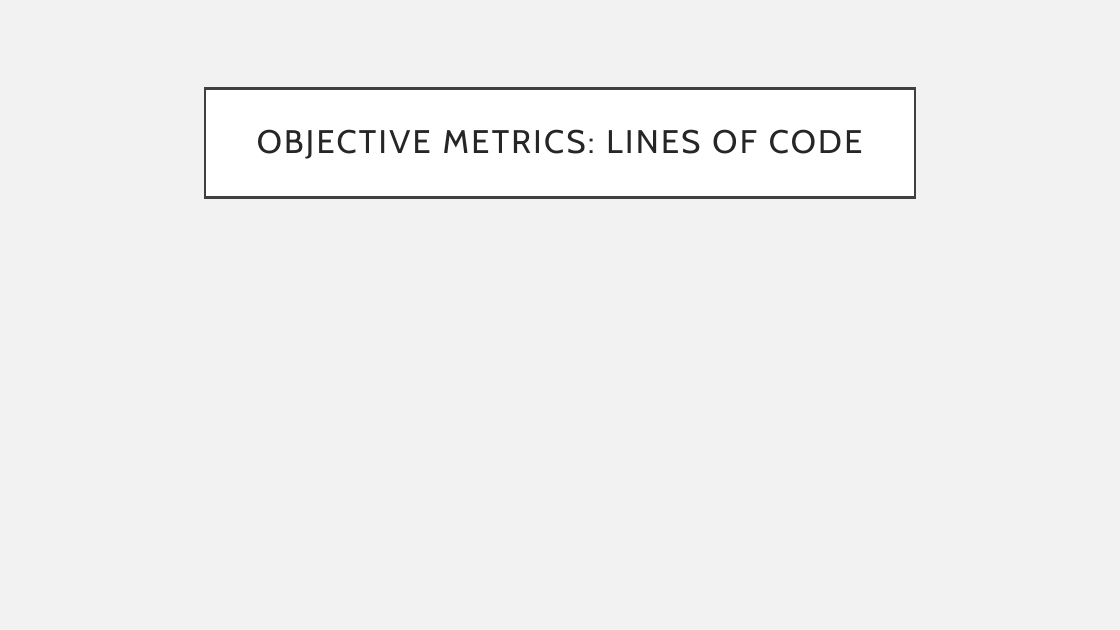
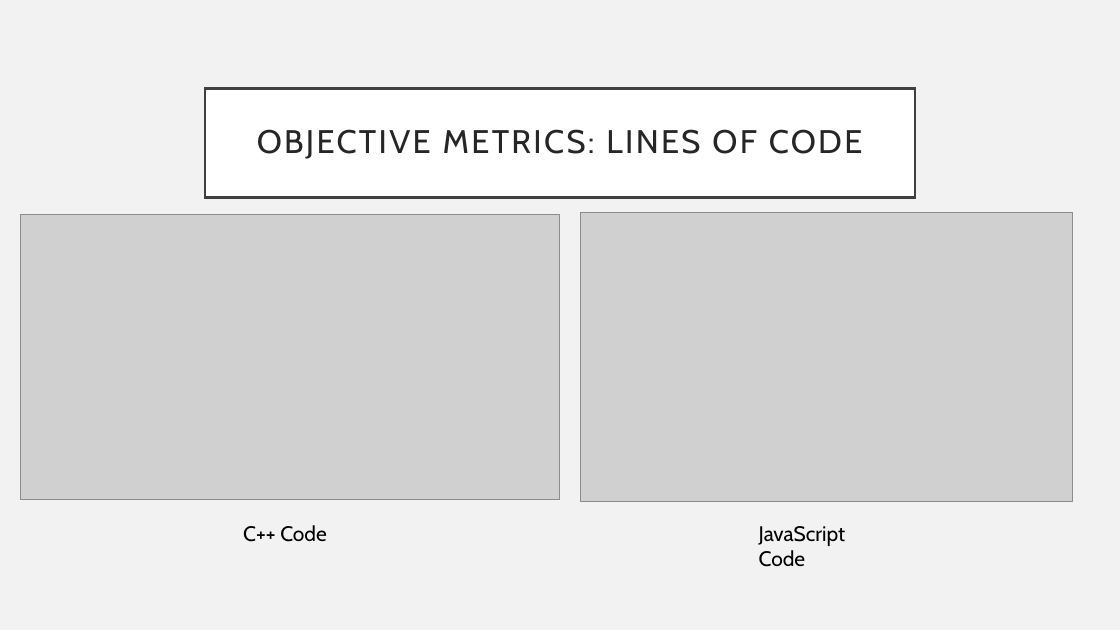
Before and after one commit to Pinto18/machine_translation, a slide deck: slide 8 of CS332_Presentation.pptx. Drawn at 1120x630 pixels with LibreOffice and Linux fonts; fonts in the diff are those of the drawing; grey boxes stand for pictures. Boxes give left, top, right and bottom in pixels: in the first picture for what was removed or moved away, otherwise in the second. Text is boxed around its words. In the diff, an @@ line names an element or a change of style, - is before the commit and + after.

Commit message:
Added images to presentation

```diff
--- a/CS332_Presentation.pptx
+++ b/CS332_Presentation.pptx
@@ picture added at [20,215,560,500] @@
@@ picture added at [581,213,1073,502] @@
@@ text added at [243,525,327,542], 18 pt, text #000000 @@
+C++ Code
@@ text added at [759,526,846,567], 18 pt, text #000000 @@
+JavaScript Code
```
Also in this commit, not shown: 3 other slides changed, 1 other file.
